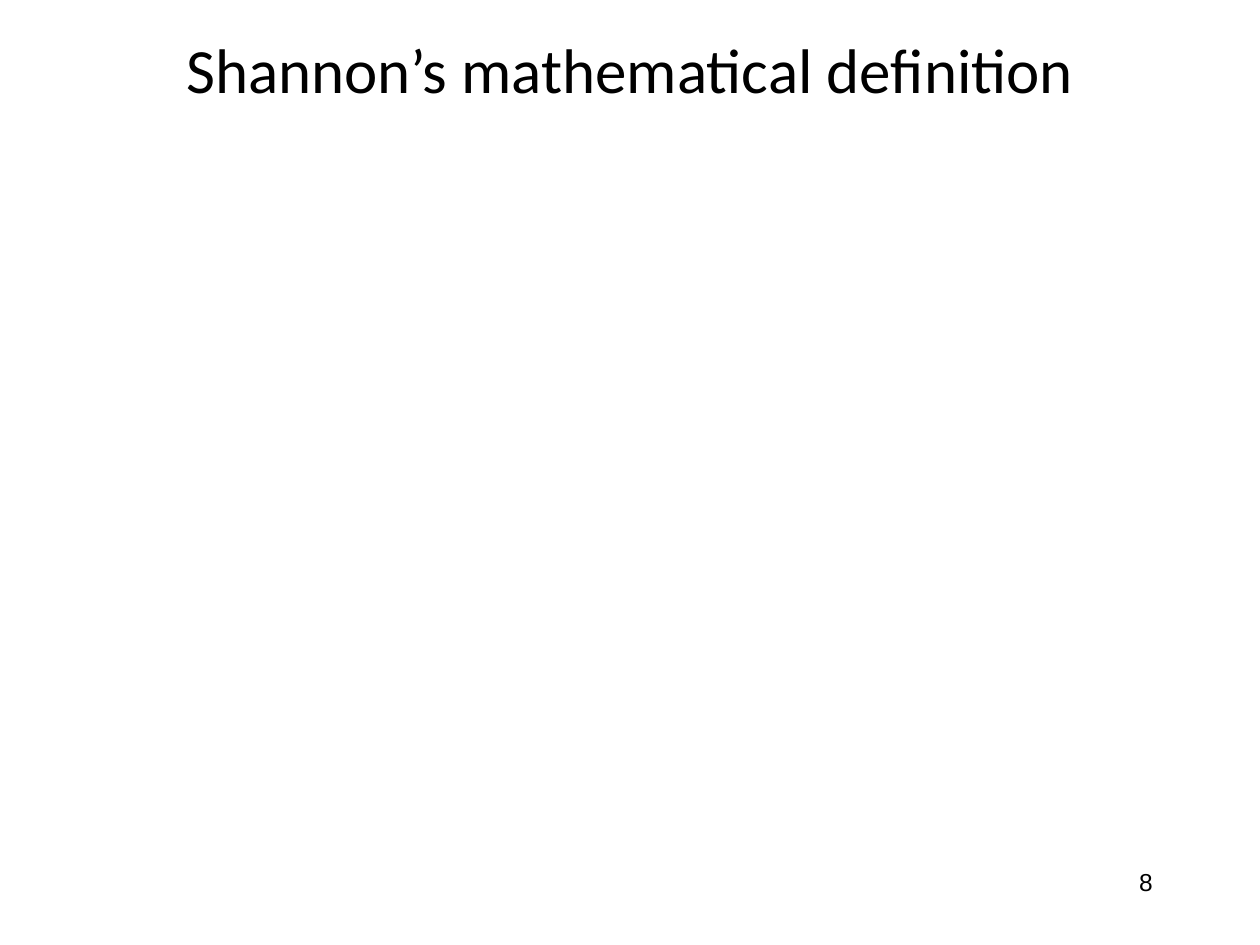
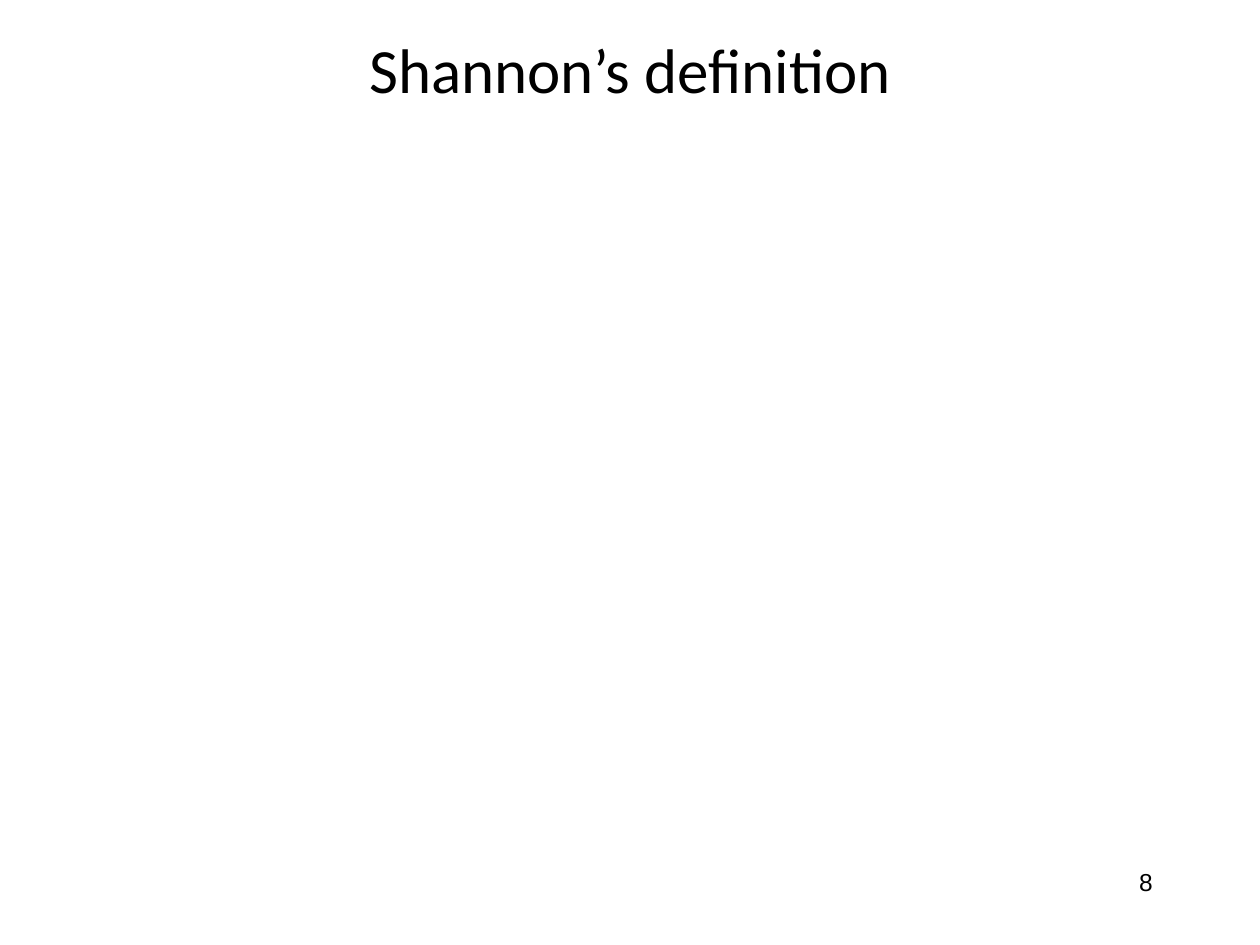
Before and after one commit to jlmucb/class_notes, a slide deck: slide 8 of BerkeleyClass/CS290Spring2013/Lectures/entropy_talk.pptx. Drawn at 1260x945 pixels with LibreOffice and Linux fonts; fonts in the diff are those of the drawing; grey boxes stand for pictures. Boxes give left, top, right and bottom in pixels: in the first picture for what was removed or moved away, otherwise in the second. Text is boxed around its words. In the diff, an @@ line names an element or a change of style, - is before the commit and + after.

```diff
--- a/BerkeleyClass/CS290Spring2013/Lectures/entropy_talk.pptx
+++ b/BerkeleyClass/CS290Spring2013/Lectures/entropy_talk.pptx
@@ title at box(369, 48, 890, 94): text changed @@
-Shannon’s mathematical definition
+Shannon’s definition
```
Also in this commit, not shown: 23 other slides changed, 1 other file.
